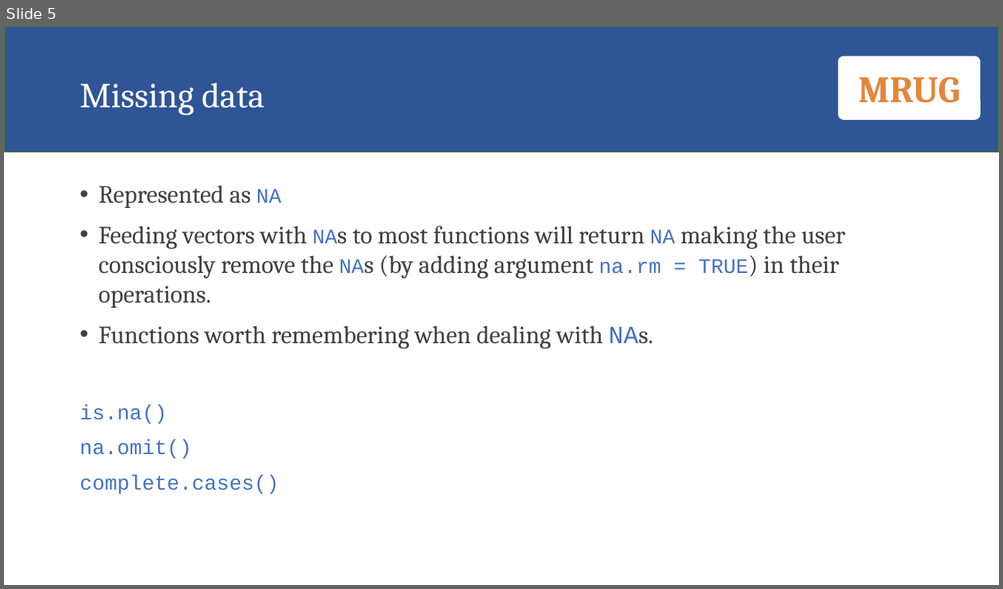
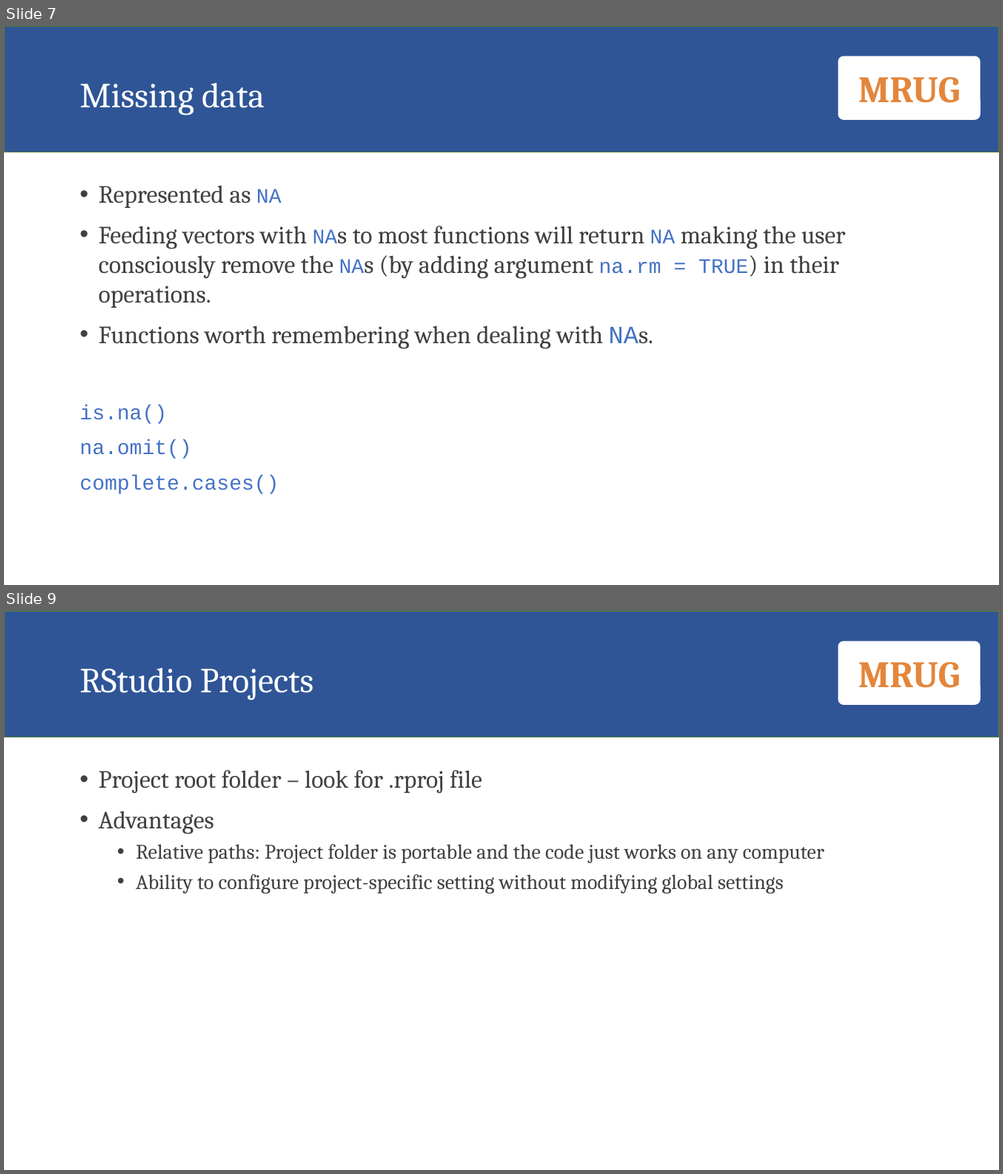
Before and after one commit to zawmtun/MRUG-R-Basics, a slide deck: 01-vectors_and_subsetting/vectors_and_subsetting.pptx. Shown one above the other, each under a label of ours: slide 5 before the commit, slides 7 and 9 after it; the slides between them are not shown. The pictures are 1003x589 and 1003x1174 pixels, drawn with LibreOffice and Linux fonts; fonts in the diff are those of the drawing. Boxes give left, top, right and bottom in pixels: in the first picture for what was removed or moved away, otherwise in the second. Text is boxed around its words. In the diff, an @@ line names an element or a change of style, - is before the commit and + after.

Commit message:
update slides

```diff
--- a/01-vectors_and_subsetting/vectors_and_subsetting.pptx
+++ b/01-vectors_and_subsetting/vectors_and_subsetting.pptx
@@ slide 9 added at bbox=[4, 611, 999, 1170], background #FFFFFF; not listed: 2 template elements that a slide beside it also shows @@
@@ title added at bbox=[79, 668, 313, 701], 34 pt, text #FFFFFF @@
+RStudio Projects
@@ text added at bbox=[99, 770, 824, 894], 20 pt, text #404040 @@
+• Project root folder – look for .rproj file
+• Advantages
+  • Relative paths: Project folder is portable and the code just works on any computer
+  • Ability to configure project-specific setting without modifying global settings
@@ what was slide 5 is now slide 7 @@
```
Also in this commit, not shown: 4 other slides added, 1 other file.
